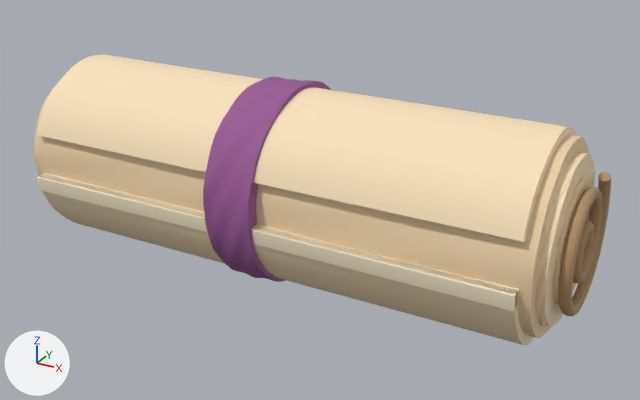
A saved change to the FBX model research/private/remc2-unity-native/Assets/Resources/ModernExperienceScroll/ExperienceScroll.fbx.
The view is the same before and after, from a 50 mm lens placed at (2.03, -3.45, 2.16), pointed at (0.12, 0.01, 0.43). Lighting does not change. The marker at lower left points along +X, +Y and +Z. The picture after the commit comes second.

In view in the first picture: 'Central violet binding', 'Inner parchment curl', 'Outer parchment top fold', 'Outer parchment underside fold', 'Parchment body', 'Right rolled spiral', 'Rolled end', 'Underside paper lip left', 'Underside paper lip right'.
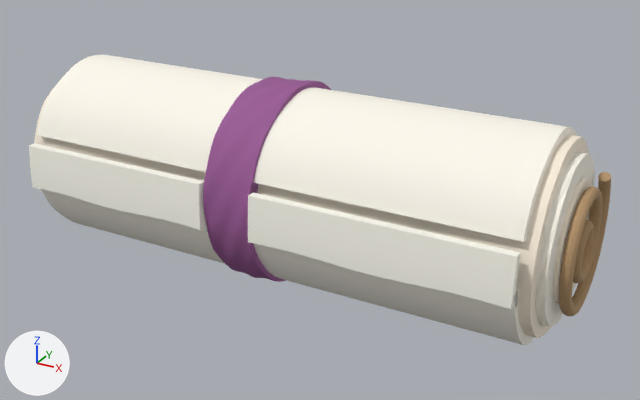
Commit message: Clarify parchment and fix voxel scroll shading

What changed in the scene script:
```text
Change mat_scroll_parchment_overlay:
    mat_scroll_parchment_overlay.base_color: (0.96, 0.77, 0.51) -> (1.0, 0.96, 0.86)  # beige #fae3bd -> white #fffaef
Change mat_scroll_parchment:
    mat_scroll_parchment.base_color: (0.86, 0.65, 0.4) -> (0.97, 0.87, 0.72)  # beige #efd3aa -> pale yellow #fcf0dd
Change mat_scroll_parchment_lip:
    mat_scroll_parchment_lip.base_color: (1.0, 0.88, 0.65) -> (1.0, 0.98, 0.88)  # beige #fff1d3 -> white #fffdf1
Add me_front_loose_parchment_left:
    me_front_loose_parchment_left.from_pydata(...)  # 1122 vertices, 1120 faces; spans x -1.25..-0.21, y -0.515..-0.46, z 0.404..0.63
    me_front_loose_parchment_left.materials.append(mat_scroll_parchment_lip)  # white #fffdf1
Add me_front_loose_parchment_right:
    me_front_loose_parchment_right.from_pydata(...)  # 1122 vertices, 1120 faces; spans x 0.05..1.25, y -0.515..-0.46, z 0.404..0.63
    me_front_loose_parchment_right.materials.append(mat_scroll_parchment_lip)  # white #fffdf1
Add ob_front_loose_parchment_left:
    ob_front_loose_parchment_left = bpy.data.objects.new('Front loose parchment left', me_front_loose_parchment_left)
    ob_front_loose_parchment_left.location = (0.0, 0.0, 0.0)
Add ob_front_loose_parchment_right:
    ob_front_loose_parchment_right = bpy.data.objects.new('Front loose parchment right', me_front_loose_parchment_right)
    ob_front_loose_parchment_right.location = (0.0, 0.0, 0.0)
```

Changed parts and their boxes (x1, y1, x2, y2) in the pictures (640 x 400 px):
'Outer parchment top fold', recoloured (beige to white)
    both: (37, 55, 578, 242)
'Parchment body', recoloured
    both: (34, 77, 589, 338)
'Front loose parchment right', added
    after: (248, 192, 521, 309)
'Outer parchment underside fold', recoloured (beige to white)
    both: (43, 191, 535, 345)
'Front loose parchment left', added
    after: (29, 143, 205, 230)
'Underside paper lip right', recoloured
    both: (256, 244, 518, 311)
'Rolled end', recoloured (beige to white)
    both: (536, 153, 595, 327)
'Underside paper lip left', recoloured
    both: (40, 189, 208, 232)
'Inner parchment curl', recoloured (beige to pale yellow)
    both: (553, 178, 593, 305)
